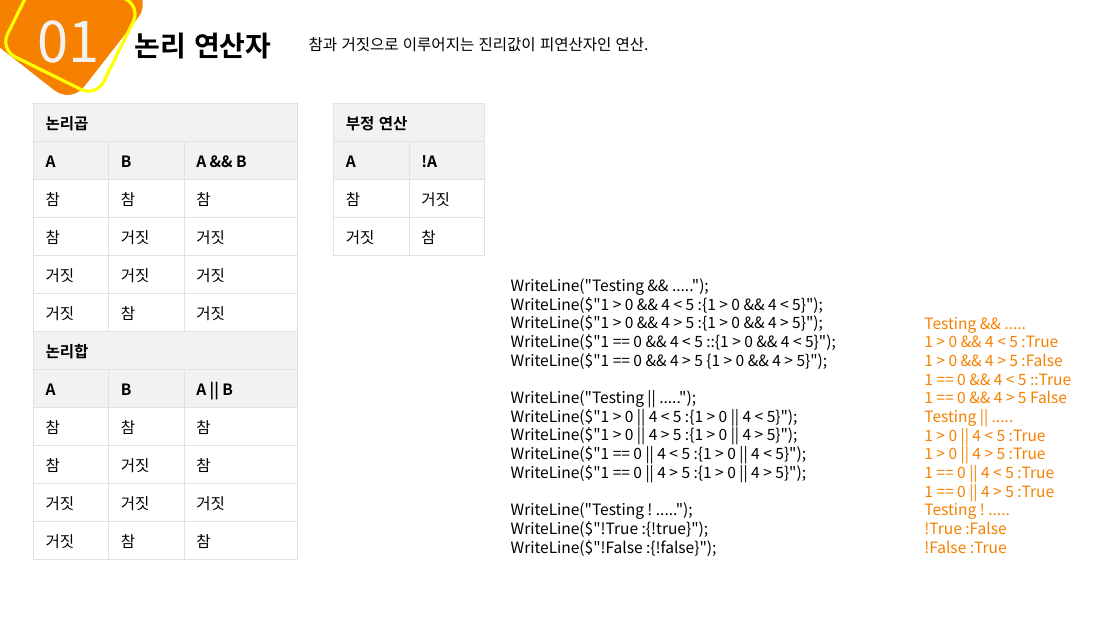
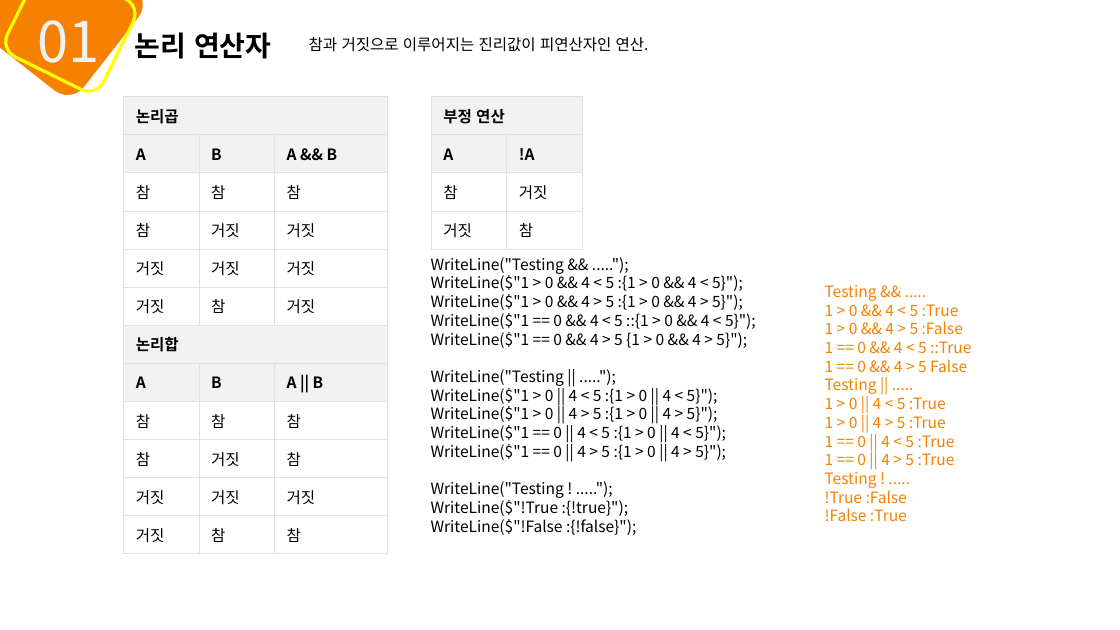
Before and after one commit to mins1119/C-, a slide deck: slide 7 of 2주차.pptx. Drawn at 1120x630 pixels with LibreOffice and Linux fonts; fonts in the diff are those of the drawing. Boxes give left, top, right and bottom in pixels: in the first picture for what was removed or moved away, otherwise in the second. Text is boxed around its words. In the diff, an @@ line names an element or a change of style, - is before the commit and + after.

```diff
--- a/2주차.pptx
+++ b/2주차.pptx
@@ table moved from (x1=34, y1=103, x2=297, y2=560) to (x1=123, y1=97, x2=386, y2=554) @@
@@ table moved from (x1=334, y1=103, x2=484, y2=255) to (x1=431, y1=97, x2=581, y2=250) @@
@@ text "WriteLine("Testing && .....");" moved from (x1=511, y1=278, x2=836, y2=556) to (x1=431, y1=257, x2=756, y2=535) @@
@@ text "Testing && ....." moved from (x1=924, y1=317, x2=1071, y2=553) to (x1=825, y1=285, x2=971, y2=521) @@
```
Also in this commit, not shown: 24 other slides changed.
